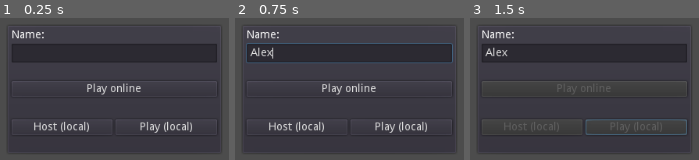
Above: before the commit, frames 1-3 (left to right).
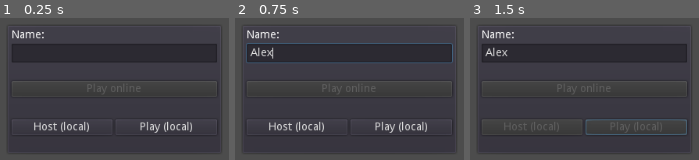
Above: after the commit, the same moments.

Repository: matzebond/FetchTogether
Game: Godot game, scene res://scenes/screens/lobby.tscn
Same seed, same stepped clock (60 frames per second), same inputs: the game is played once before the commit and once after it.
Inputs (mouse positions are in pixels of both pictures, inside the frame that each line leads up to):
- Up to frame 1 (0.25 s): no input
- Up to frame 2 (0.75 s): click (349, 52) at 0.52 s; type "Alex" at 0.6 s
- Up to frame 3 (1.5 s): click "Play (local)" at 1.25 s

The runs differ from the first frame. In frame 1, 0.7% of the frame differs, in the area x 37-62%, y 45-55%; in frame 2, 0.7%; in frame 3, nothing differs.

Commit message:
Get ip from url

Diff:
--- a/scenes/screens/lobby.gd
+++ b/scenes/screens/lobby.gd
@@ -1,6 +1,7 @@
 extends Control
 
-const default_ip = "46.232.250.165"
+const url = "maschm.de"
+var default_ip = "46.232.250.165"
 
 
 onready var panelConnect = $Connect
@@ -23,6 +24,11 @@
     State.connect("player_list_changed", self, "refresh_lobby")
     State.connect("game_ended", self, "_on_game_ended")
     State.connect("game_error", self, "_on_game_error")
+
+    default_ip = IP.resolve_hostname(url)
+    if not default_ip:
+        btnPlayOnline.disabled = true
+
     # Set the player name according to the system username. Fallback to the path.
     if OS.has_environment("USERNAME"):
         inputName.text = OS.get_environment("USERNAME")
